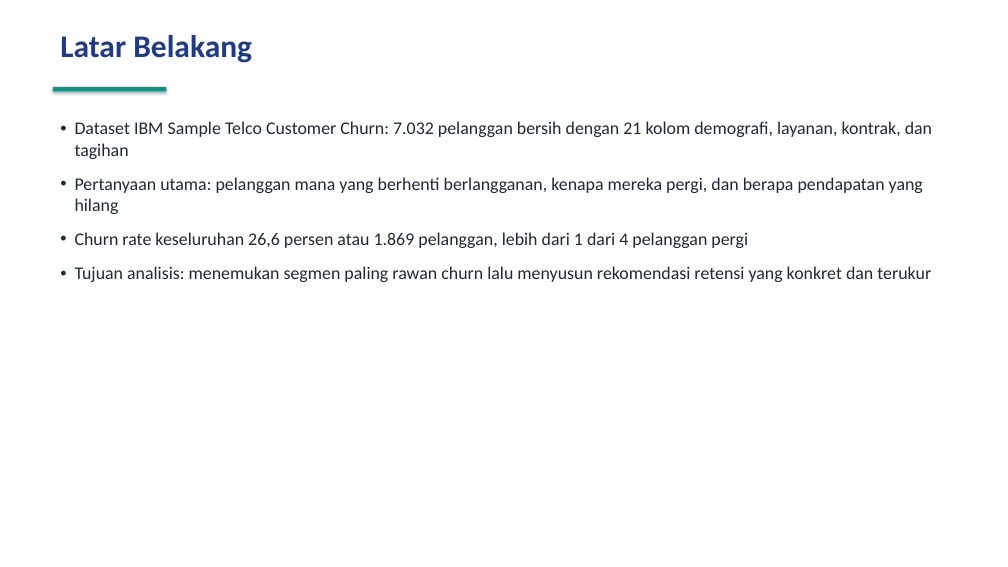
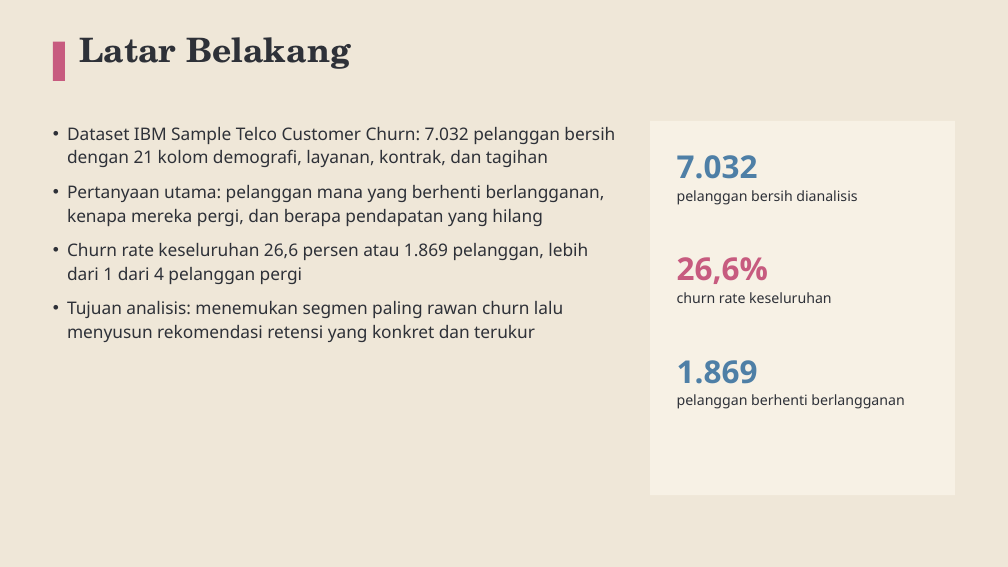
Before and after one commit to baghizash/telco-customer-churn-analysis, a slide deck: slide 2 of Portofolio-Analisis-Telco-Churn.pptx. Drawn at 1008x567 pixels with LibreOffice and Linux fonts; fonts in the diff are those of the drawing. Boxes give left, top, right and bottom in pixels: in the first picture for what was removed or moved away, otherwise in the second. Text is boxed around its words. In the diff, an @@ line names an element or a change of style, - is before the commit and + after.

```diff
--- a/Portofolio-Analisis-Telco-Churn.pptx
+++ b/Portofolio-Analisis-Telco-Churn.pptx
@@ background #FFFFFF to #EFE7D8 @@
@@ text "Latar Belakang": place and size @@
-text "Latar Belakang" at <box>60,35,252,63</box>
+text "Latar Belakang" at <box>79,37,350,69</box>
@@ text "Latar Belakang" at <box>79,37,350,69</box>: size 30 to 32 pt, font Calibri to TeX Gyre Schola, text colour #1E3A8A to #2E3138; less space between paragraphs @@
@@ rectangle added at <box>53,42,65,81</box>, fill #C75B7F @@
@@ rectangle removed at <box>53,87,166,91</box> @@
@@ text "Dataset IBM Sample Telco Customer ...": place and size @@
-text "Dataset IBM Sample Telco Customer ..." at <box>75,121,932,282</box>
+text "Dataset IBM Sample Telco Customer ..." at <box>67,127,615,342</box>
@@ text "Dataset IBM Sample Telco Customer ..." at <box>67,127,615,342</box>: size 17 to 16.5 pt, font Calibri to Noto Sans, text colour #1F2937 to #2E3138; line spacing 1 to 1.12; less space between paragraphs @@
@@ rectangle added at <box>650,121,955,495</box>, fill #F7F1E5 @@
@@ text added at <box>677,155,857,205</box>, 13.5 pt, text #2E3138 @@
+7.032
+pelanggan bersih dianalisis
@@ text added at <box>677,257,832,303</box>, 13.5 pt, text #2E3138 @@
+26,6%
+churn rate keseluruhan
@@ text added at <box>677,360,904,409</box>, 13.5 pt, text #2E3138 @@
+1.869
+pelanggan berhenti berlangganan
```
Also in this commit, not shown: 9 other slides changed.
